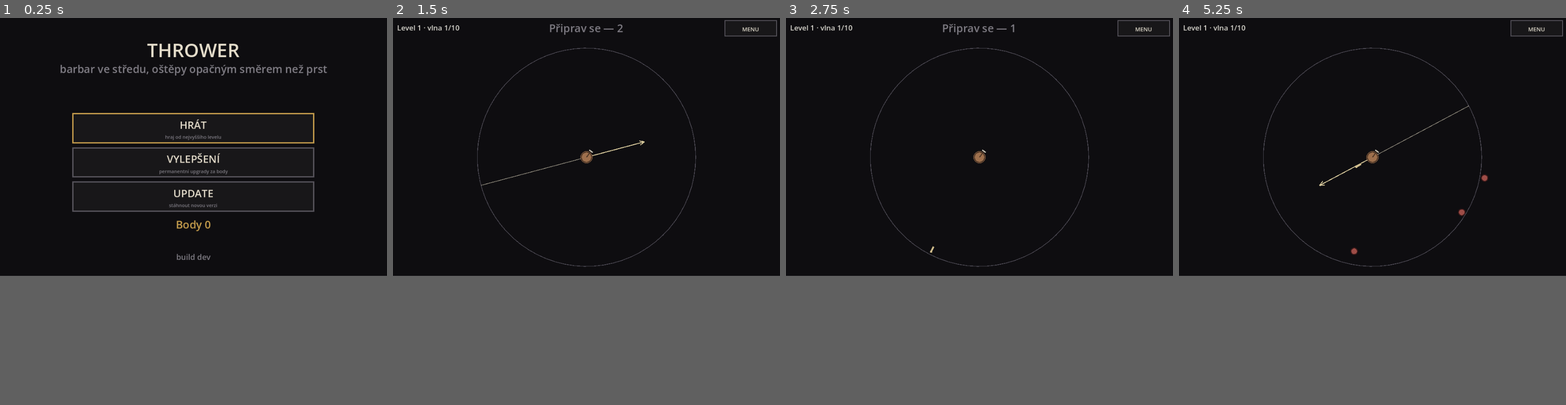
Above: before the commit, frames 1-4 (left to right).
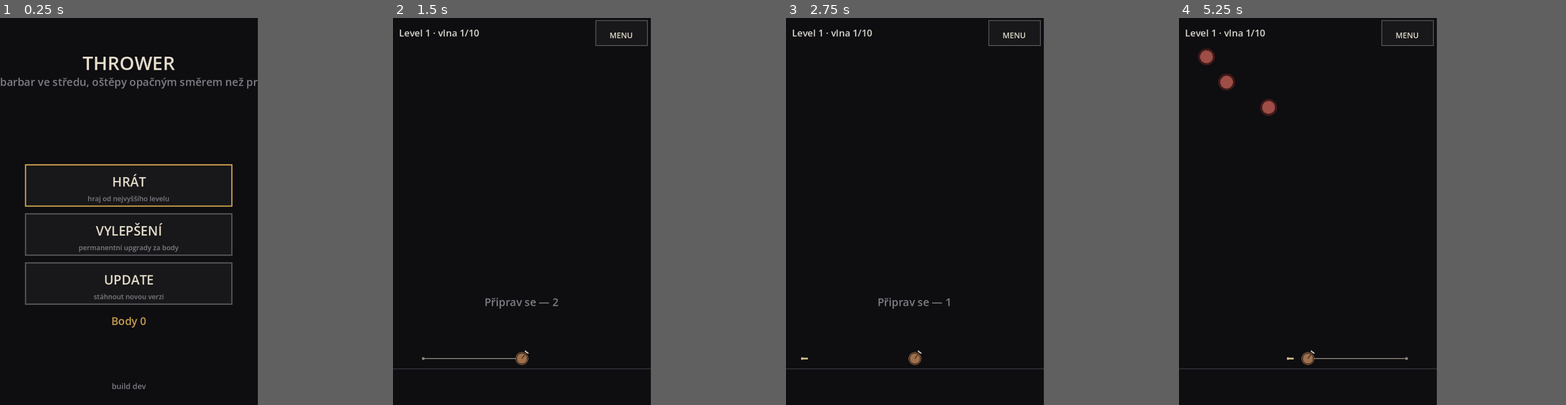
Above: after the commit, the same moments.

Repository: jankoznar94/dark-story
Game: Godot game, scene res://main.tscn
The game is run twice, just before and just after one commit, with the same random seed, the same clock (stepped at 60 frames per second) and the same inputs.
Inputs (mouse positions are in pixels of both pictures, inside the frame that each line leads up to):
- Up to frame 1 (0.25 s): no input
- Up to frame 2 (1.5 s): tap Enter at 0.5 s; move the mouse to (671, 134) at 0.52 s; click (671, 134) at 0.67 s; tap Space at 1.25 s; drag from (509, 161) to (567, 199) at 1.27 s
- Up to frame 3 (2.75 s): move the mouse to (1018, 91) at 2.02 s; click (1018, 91) at 2.17 s
- Up to frame 4 (5.25 s): drag from (1353, 199) to (1256, 107) at 2.77 s; move the mouse to (1488, 184) at 3.52 s; click (1488, 184) at 3.67 s; drag from (1256, 107) to (1314, 83) at 4.27 s; move the mouse to (1391, 145) at 5.02 s; click (1391, 145) at 5.17 s
The window is 800x533 before the commit and 533x800 after it. Grey fills any space a smaller window leaves; there, only what the larger window draws over its background counts as a difference.

The runs differ from the first frame. In frame 1, 6.8% of the frame differs, in the area x 0-85%, y 6-96%; in frame 2, 1.7%; in frame 3, 1.5%; in frame 4, 2.0%.

Commit message:
Thrower: bojovnik na spodku, haze jen dopredu v rozsahu 180°, hra zpet na vysku, vetsi nepratele, cara jen dozadu

Diff:
--- a/project.godot
+++ b/project.godot
@@ -11,10 +11,10 @@
 
 [display]
 
-window/size/viewport_width=900
-window/size/viewport_height=600
+window/size/viewport_width=600
+window/size/viewport_height=900
 window/stretch/mode="disabled"
-window/handheld/orientation=0
+window/handheld/orientation=1
 
 [input_devices]
 
--- a/scripts/game.gd
+++ b/scripts/game.gd
@@ -30,6 +30,9 @@
 var profile: Profile = Profile.new()
 var field_r: float = 300.0
 var center: Vector2 = Vector2(500.0, 500.0)
+# HERNI PLOCHA nad bojovnikem (bez horniho pruhu). Nepratele se rodi u horniho
+# okraje a jdou dolu na bojovnika; ostepy leti opacne a mimo plochu zanikaji.
+var arena: Rect2 = Rect2()
 var level: int = 1
 var wave: int = 1
 var phase: String = "build"
@@ -58,9 +61,13 @@
 	rng.seed = 20261022
 
 
-func set_field(r: float, c: Vector2) -> void:
+func set_field(r: float, c: Vector2, a: Rect2 = Rect2()) -> void:
 	field_r = maxf(40.0, r)
 	center = c
+	if a.size.x > 0.0 and a.size.y > 0.0:
+		arena = a
+	else:
+		arena = Rect2(c.x - r * 2.0, c.y - r * 2.2, r * 4.0, r * 2.2)
 
 
 # ------------------------------------------------------------------ PARAMETRY
@@ -102,7 +109,10 @@
 
 
 func enemy_r() -> float:
-	return field_r * 0.030
+	# NEPRATELE JSOU VELCI (Jan, Oct 2026: "nepřátelé musí být podstatně větší,
+	# aby bylo snadnější je trefit"). Sirka displeje, ne vyska - na vysku by
+	# byli na dlouhem telefonu mensi nez na sirokem.
+	return field_r * 0.065
 
 
 func spear_r() -> float:
@@ -173,13 +183,16 @@
 # ------------------------------------------------------------------ VSTUP
 
 # PRST NA DISPLEJI = NAPNUTY LUK. Smer strelby je PRESNE OPAČNY nez smer
-# k prstu, proto `center - pos` (a ne `pos - center`).
+# k prstu, proto `center - pos`. Bojovnik ale haze JEN DOPREDU (nahoru):
+# uhel se orizne na 180°, takze se nikdy neotoci zpet k sobe.
 func aim_at(pos: Vector2) -> void:
 	var d: Vector2 = center - pos
 	if d.length() <= 0.001:
 		aiming = true
 		return
-	aim = d.normalized()
+	var rel: float = wrapf(d.angle() + PI * 0.5, -PI, PI)
+	rel = clampf(rel, -PI * 0.5, PI * 0.5)
+	aim = Vector2.from_angle(-PI * 0.5 + rel)
 	aiming = true
 
 
@@ -250,11 +263,16 @@
 
 
 func _spawn() -> void:
-	var a: float = rng.randf_range(0.0, TAU)
+	# NEPRATELE JDOU SHORA: rodi se u horniho okraje plochy, ne kolem dokola.
+	# Sireni po cele sirce, aby se hrac nemohl jen schovat do jednoho rohu.
+	var span: float = minf(arena.size.x * 0.42, field_r * 0.95)
+	var x: float = center.x + rng.randf_range(-span, span)
+	var p0 := Vector2(clampf(x, 8.0, arena.end.x - 8.0), arena.position.y + field_r * 0.06)
+	var dist: float = p0.distance_to(center)
 	var p := {
-		"pos": center + Vector2(cos(a), sin(a)) * field_r * 1.05,
+		"pos": p0,
 		"hp": enemy_hp(wave), "max_hp": enemy_hp(wave),
-		"speed": field_r / TRAVEL_S, "dmg": enemy_dmg(wave),
+		"speed": dist / TRAVEL_S, "dmg": enemy_dmg(wave),
 		"alive": true,
 	}
 	enemies.append(p)
@@ -274,7 +292,12 @@
 	if n > 1:
 		step = SPREAD / float(n - 1)
 	for i in range(n):
-		var a: float = aim.angle() - SPREAD * 0.5 + step * float(i)
+		# JEDEN OSTEP LETI PRESNE TAM, KAM HRAC MIRI. Rozestup se pridava jen
+		# u vicenasobne strelby - jinak by se jednoducha rana vzdy ukradla
+		# o pulku rozestupu do strany.
+		var a: float = aim.angle()
+		if n > 1:
+			a += -SPREAD * 0.5 + step * float(i)
 		spears.append({
 			"pos": center + Vector2(cos(a), sin(a)) * (warrior_r() + spear_r()),
 			"dir": Vector2(cos(a), sin(a)),
@@ -304,7 +327,10 @@
 			continue
 		var pos: Vector2 = s["pos"] + (s["dir"] as Vector2) * spear_speed() * dt
 		s["pos"] = pos
-		if pos.distance_to(center) > field_r * 1.25:
+		# OSTEP ZANIKA, KDYZ VYJDE Z PLOCHY. Plati pro kazdou strelu, i pro
+		# odrazenou - jinak by "odraz" do strany litel donekonecna. Plocha je
+		# o kousek vetsi nez obrazovka, aby ostep do strany doletel az za okraj.
+		if not arena.grow(field_r * 0.15).has_point(pos):
 			s["alive"] = false
 			continue
 		var hit: Dictionary = _first_hit(pos, s["hit"])
--- a/scripts/game_view.gd
+++ b/scripts/game_view.gd
@@ -53,7 +53,7 @@
 
 
 func _apply_field() -> void:
-	game.set_field(layout.field_r, layout.center)
+	game.set_field(layout.field_r, layout.center, layout.arena)
 
 
 func _process(dt: float) -> void:
@@ -234,10 +234,11 @@
 
 func _draw_battle() -> void:
 	var c: Vector2 = layout.center
-	var fr: float = layout.field_r
-	# KRUH, KTERY HRAC VIDI: kam az nepratele chodi. Je to jen jemna linka -
-	# neni to dostrel (ten ma kazdy ostep svuj, leti pres celou plochu).
-	draw_arc(c, fr, 0.0, TAU, 72, Color(0.30, 0.29, 0.33), maxf(1.5, fr * 0.004))
+	# SPODNI CARA POD BOJOVNIKEM: hranice, na ktere stoji. Neni to dostrel ani
+	# mrizka - jen aby obrazovka nekoncila ve vzduchu.
+	var gy: float = c.y + game.warrior_r() * 1.6
+	draw_line(Vector2(0.0, gy), Vector2(layout.view.x, gy),
+		Color(0.22, 0.21, 0.24), maxf(1.5, layout.view.x * 0.004))
 	_draw_enemies()
 	_draw_aim()
 	_draw_spears()
@@ -247,7 +248,7 @@
 		_draw_end()
 	elif game.phase == "build":
 		_label("Připrav se — %.0f" % maxf(0.0, game.build_left),
-			Rect2(0.0, c.y - fr - float(layout.font_px) * 2.6, layout.view.x,
+			Rect2(0.0, c.y - float(layout.font_px) * 6.0, layout.view.x,
 				float(layout.font_px) * 1.6), layout.font_px, DIM)
 
 
@@ -287,24 +288,24 @@
 		draw_circle(pos, sr * 1.1, SPEAR)
 
 
-# MIREni: cara od prstu k bojovnikovi (tenka, tlumena) a SIPKA opacnym smerem
-# (svetla, se spickou) - hrac musi na prvni pohled videt, kam to poleti.
+# MIREni: JEN CARA DOZADU (Jan, Oct 2026: "šipku u přední části hrdiny ...
+# dáme pryč. Necháme jen tu čáru dozadu."). Cara vede od bojovnika opacnym
+# smerem, nez poleti ostep - jako napnuta tetiva. Smer strelby hrac cte
+# z toho, kam cara ukazuje (presne naopak).
 func _draw_aim() -> void:
 	if not game.aiming:
 		return
 	var c: Vector2 = layout.center
-	var finger: Vector2 = c - game.aim * layout.field_r
-	draw_line(finger, c, AIM_LINE, maxf(1.5, layout.field_r * 0.004))
-	var a: Vector2 = c - finger
-	if a.length() <= 0.001:
-		return
-	a = a.normalized()
-	var ln: float = layout.field_r * 0.55
-	var endp: Vector2 = c + a * ln
-	draw_line(c, endp, AIM_ARROW, maxf(2.0, layout.field_r * 0.006))
-	var side: Vector2 = a.orthogonal() * layout.field_r * 0.02
-	draw_line(endp, endp - a * layout.field_r * 0.045 + side, AIM_ARROW, maxf(2.0, layout.field_r * 0.006))
-	draw_line(endp, endp - a * layout.field_r * 0.045 - side, AIM_ARROW, maxf(2.0, layout.field_r * 0.006))
+	var back: Vector2 = -game.aim
+	var ln: float = layout.field_r * 0.85
+	# CARA SE NESMI ZTRATIT ZA OKRAJEM: smerem dolu by jinak zmizela pod
+	# displejem a hrac by nevidel, kam se napina. Orizne se podle mista.
+	if back.y > 0.05:
+		ln = minf(ln, (layout.view.y - 10.0 - c.y) / back.y)
+	ln = maxf(24.0, ln)
+	var endp: Vector2 = c + back * ln
+	draw_line(c, endp, AIM_LINE, maxf(2.0, layout.field_r * 0.006))
+	draw_circle(endp, maxf(3.0, layout.field_r * 0.012), AIM_LINE)
 
 
 func _draw_bar() -> void:
--- a/scripts/screen_layout.gd
+++ b/scripts/screen_layout.gd
@@ -52,12 +52,16 @@
 	bar_h = maxf(48.0, v.y * BAR_FRAC)
 	font_px = int(clampf(minf(v.x, v.y) * 0.042, 13.0, 26.0))
 	title_px = int(clampf(minf(v.x, v.y) * 0.075, 22.0, 44.0))
-	# HERNI PLOCHA je ctverec pod hornim pruhem. Kruh se do nej musi vejit
-	# CELY - hrac nesmi mit nepritele za okrajem displeje.
+	# BOJOVNIK STOJI NA SPODKU (Jan, Oct 2026: "bude bojovník stát na spodku
+	# obrazovky a bude koukat jen jedním směrem. Dopředu."). Hra je zase na
+	# vysku. Plocha nad nim je cela herni prostor - ne kruh, ne stred.
 	arena = Rect2(0.0, bar_h, v.x, maxf(1.0, v.y - bar_h))
-	center = arena.position + arena.size * 0.5
-	var short: float = minf(arena.size.x, arena.size.y)
-	field_r = maxf(40.0, short * PLAY_R)
+	var margin: float = maxf(64.0, v.y * 0.12)
+	center = Vector2(v.x * 0.5, v.y - margin)
+	# POLOMER uz neni draha obehu, jen meritko velikosti (bojovnik, nepratele,
+	# ostepy) a dosah odrazu. Odecita se od sirky displeje.
+	field_r = maxf(40.0, v.x * 0.45)
+	arena = Rect2(0.0, bar_h, v.x, maxf(1.0, center.y - bar_h))
 	_hud()
 	layout_menu()
 	layout_upgrades()
--- a/tools/test_core.gd
+++ b/tools/test_core.gd
@@ -64,17 +64,27 @@
 		t += dt
 
 
-# 1) OPAČNÝ SMĚR. Prst vpravo od bojovnika -> ostep leti vlevo.
+# 1) PRST = LUK. Bojovnik stoji na spodku a haze JEN DOPREDU (nahoru):
+#    uhel je oriznuty na 180°, nikdy se neotoci zpet k sobe.
 func _test_aim_opposite() -> void:
 	var g: Game = _fresh()
 	g.aim_at(g.center + Vector2(0.4 * g.field_r, 0.0))
 	_check(g.aim.x < -0.99 and absf(g.aim.y) < 0.01,
 		"prst vpravo neznamena strelbu vlevo (%.2f, %.2f)" % [g.aim.x, g.aim.y])
 	g.aim_at(g.center + Vector2(0.0, -0.4 * g.field_r))
-	_check(g.aim.y > 0.99, "prst nahore neznamena strelbu dolu (%.2f)" % g.aim.y)
+	_check(g.aim.y <= 0.001, "smer strelby se otocil dozadu (%.2f, %.2f)" % [g.aim.x, g.aim.y])
 	g.aim_at(g.center + Vector2(-0.3, 0.3) * g.field_r)
 	_check(g.aim.x > 0.6 and g.aim.y < -0.6, "sikmy smer neni opacny (%.2f, %.2f)"
 		% [g.aim.x, g.aim.y])
+	# 180°: prst presne pod bojovnikem = strelba presne vzhuru.
+	g.aim_at(g.center + Vector2(0.0, 0.4 * g.field_r))
+	_check(absf(g.aim.x) < 0.01 and g.aim.y < -0.99,
+		"prst pod bojovnikem neznamena strelbu vzhuru (%.2f, %.2f)" % [g.aim.x, g.aim.y])
+	# KRAJNI MEZ: prst daleko vlevo (nad urovni bojovnika) nesmi otocit strelbu
+	# dozadu - zustane na horizontale.
+	g.aim_at(g.center + Vector2(-0.9 * g.field_r, -0.1))
+	_check(g.aim.y <= 0.001 and g.aim.x > 0.0,
+		"krajni uhel neni oriznuty na 180° (%.2f, %.2f)" % [g.aim.x, g.aim.y])
 
 
 # 2) BEZ PRSTU SE NEHAZI.
@@ -97,7 +107,7 @@
 	var g: Game = _fresh()
 	g.aim_at(g.center + Vector2(0.4 * g.field_r, 0.0))
 	var e: Dictionary = _place(g, 0.30, PI, 50.0)
-	_tick(g, 0.1)
+	g.step(1.0 / 120.0)
 	_check(g.spears.size() > 0, "po mireni neleti zadny ostep")
 	var dir_ok: bool = true
 	for s in g.spears:
@@ -105,7 +115,9 @@
 		if d.x > -0.8:
 			dir_ok = false
 	_check(dir_ok, "ostep neleti opacnym smerem nez prst")
-	_tick(g, 0.6)
+	# NEPRATELE JSOU VELCI, takze ostep do nich narazi driv, nez doleti dal -
+	# protoze po zasahu zanika, kontroluje se zivot, ne pocet ostepu.
+	_tick(g, 0.7)
 	_check(float(e["hp"]) < 50.0, "ostep neubral nepríteli zivoty (%.1f)" % float(e["hp"]))
 
 
--- a/tools/test_layout.gd
+++ b/tools/test_layout.gd
@@ -39,12 +39,16 @@
 	var tag: String = "%dx%d" % [int(v.x), int(v.y)]
 	var l := ScreenLayout.new()
 	l.update(v)
-	# 1) KRUH CELY NA DISPLEJI a pod hornim pruhem.
-	_check(l.field_r > 40.0, "%s: plocha nema polomer" % tag)
-	_check(l.center.x - l.field_r >= -0.5, "%s: kruh preteka vlevo" % tag)
-	_check(l.center.x + l.field_r <= v.x + 0.5, "%s: kruh preteka vpravo" % tag)
-	_check(l.center.y - l.field_r >= l.bar_h - 0.5, "%s: kruh leze pod horni pruh" % tag)
-	_check(l.center.y + l.field_r <= v.y + 0.5, "%s: kruh preteka dole" % tag)
+	# 1) BOJOVNIK NA SPODKU, hra na vysku. Plocha nad nim je cela herni prostor.
+	_check(l.field_r > 40.0, "%s: plocha nema meritko" % tag)
+	_check(l.center.x > v.x * 0.3 and l.center.x < v.x * 0.7,
+		"%s: bojovnik neni uprostred vodorovne (%.0f)" % [tag, l.center.x])
+	_check(l.center.y > v.y * 0.70, "%s: bojovnik nestoji na spodku (%.0f z %.0f)"
+		% [tag, l.center.y, v.y])
+	_check(l.center.y < v.y - 8.0, "%s: bojovnik je prilis u okraje" % tag)
+	_check(l.arena.position.y >= l.bar_h - 0.5, "%s: plocha zacina pod pruhem" % tag)
+	_check(l.arena.end.y <= l.center.y + 0.5, "%s: plocha presahuje bojovnika" % tag)
+	_check(l.arena.size.y > v.y * 0.3, "%s: plocha je moc nizka" % tag)
 	# 2) MENU: tlacitka HRAT / VYLEPSENI / UPDATE, v displeji, dotyková.
 	_check(l.menu_rects.size() == Menu.ITEMS.size(), "%s: menu nema vsechna tlacitka (%d)"
 		% [tag, l.menu_rects.size()])
@@ -73,14 +77,16 @@
 	_check(l.hud_menu.size.y >= 30.0, "%s: tlacitko MENU je moc male" % tag)
 	_check(l.hud_pause.end.x <= l.hud_menu.position.x, "%s: tlacitka v pruhu se prekryvaji" % tag)
 	_check(l.hud_menu.end.x <= v.x + 0.5, "%s: MENU je mimo displej" % tag)
-	# 5) HRATELNOST: neprítel stihne dojit od okraje k bojovnikovi za TRAVEL_S.
+	# 5) HRATELNOST: neprítel z horniho okraje stihne dojit k bojovnikovi za
+	#    TRAVEL_S (a to i na tom nejvyssim displeji, kde je cesta nejdelsi).
 	var g := Game.new()
 	g.profile = Profile.new()
-	g.set_field(l.field_r, l.center)
+	g.set_field(l.field_r, l.center, l.arena)
 	# TEST MODE: zadne vlny, jen ten jeden neprítel, ktery ma dojit.
 	g.phase = "test"
-	var e := {"pos": l.center + Vector2(l.field_r, 0.0), "hp": 10.0, "max_hp": 10.0,
-		"speed": l.field_r / Game.TRAVEL_S, "dmg": 1.0, "alive": true}
+	var start := Vector2(l.center.x, l.arena.position.y + l.field_r * 0.06)
+	var e := {"pos": start, "hp": 10.0, "max_hp": 10.0,
+		"speed": start.distance_to(l.center) / Game.TRAVEL_S, "dmg": 1.0, "alive": true}
 	g.enemies.append(e)
 	var t: float = 0.0
 	while t < Game.TRAVEL_S + 1.0 and not g.enemies.is_empty():
Not shown, changed: tools/fix_pwa_export.py
